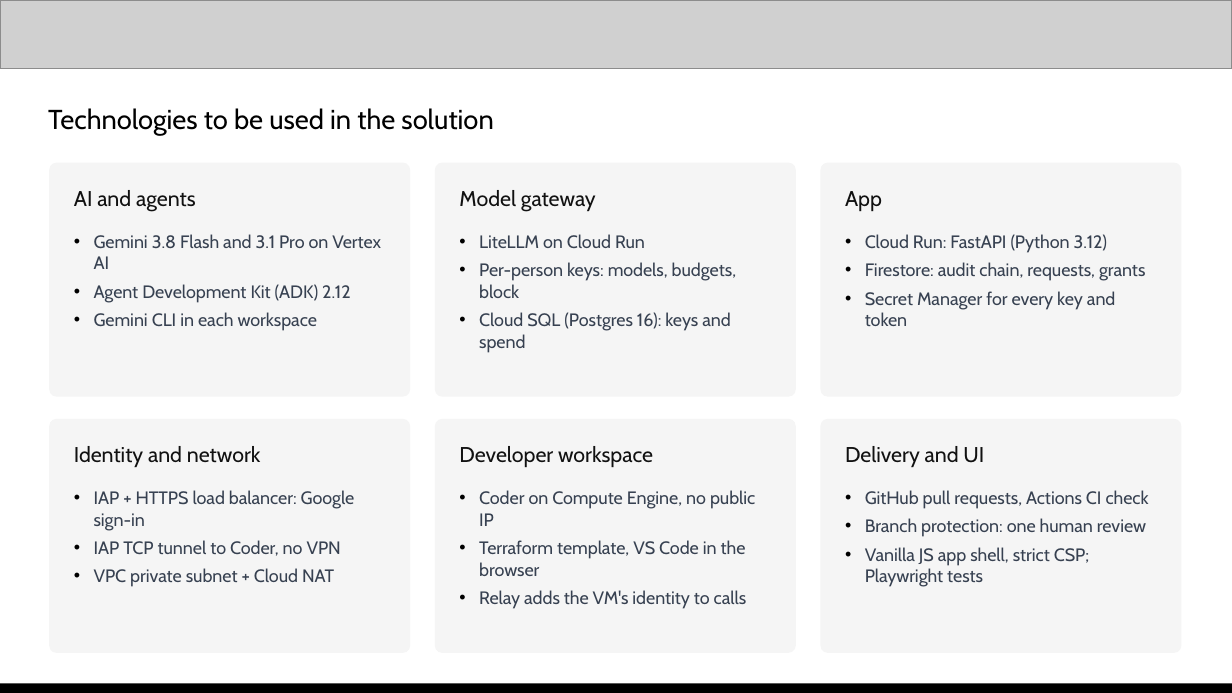
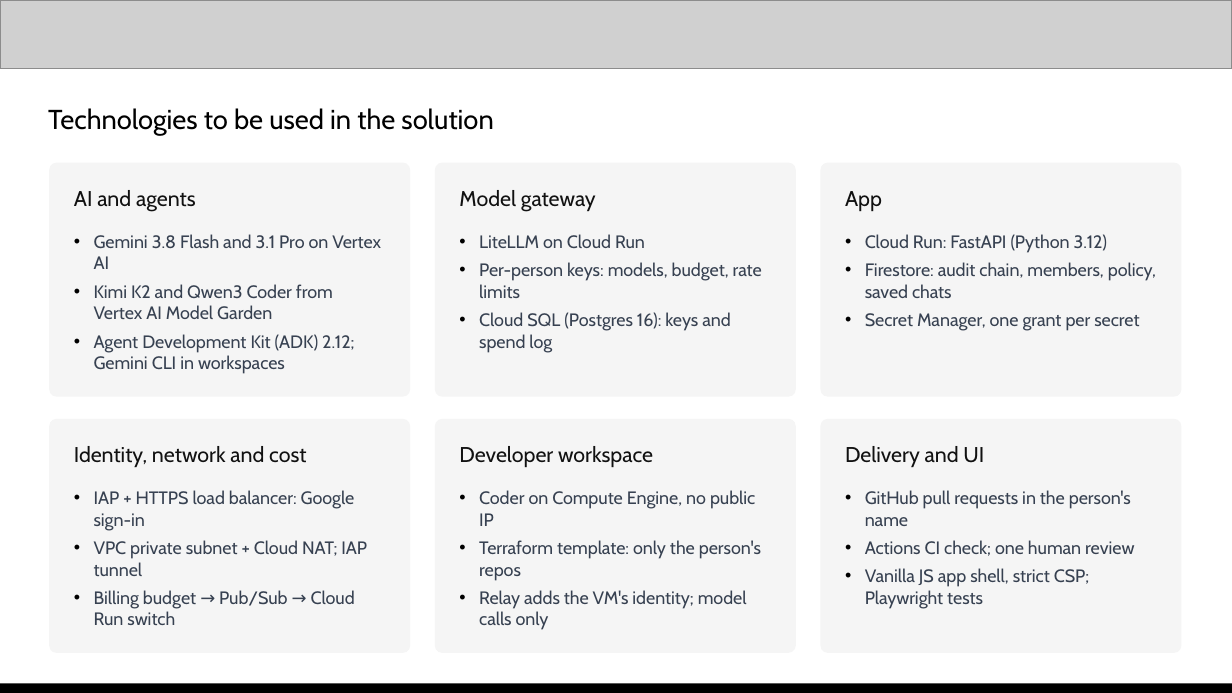
Before and after one commit to praveensaharan/RoleSpace, a slide deck: slide 11 of docs/deck/RoleSpace-AI-Builder-Cup-submission.pptx (slide 10 before the commit). Drawn at 1232x693 pixels with LibreOffice and Linux fonts; fonts in the diff are those of the drawing; grey boxes stand for pictures. Boxes give left, top, right and bottom in pixels: in the first picture for what was removed or moved away, otherwise in the second. Text is boxed around its words. In the diff, an @@ line names an element or a change of style, - is before the commit and + after.

Commit message:
[add] spending cap, public website, GitHub activity, security hardening

```diff
--- a/docs/deck/RoleSpace-AI-Builder-Cup-submission.pptx
+++ b/docs/deck/RoleSpace-AI-Builder-Cup-submission.pptx
@@ text at (x1=479, y1=262, x2=762, y2=353): text changed @@
-• Per-person keys: models, budgets, block
-• Cloud SQL (Postgres 16): keys and spend
+• Per-person keys: models, budget, rate limits
+• Cloud SQL (Postgres 16): keys and spend log
@@ text at (x1=865, y1=262, x2=1156, y2=331): text changed @@
-• Firestore: audit chain, requests, grants
-• Secret Manager for every key and token
+• Firestore: audit chain, members, policy, saved chats
+• Secret Manager, one grant per secret
@@ text at (x1=94, y1=284, x2=354, y2=374): text changed @@
-• Agent Development Kit (ADK) 2.12
-• Gemini CLI in each workspace
+• Kimi K2 and Qwen3 Coder from Vertex AI Model Garden
+• Agent Development Kit (ADK) 2.12; Gemini CLI in workspaces
@@ text at (x1=74, y1=446, x2=306, y2=467): text changed @@
-Identity and network
+Identity, network and cost
@@ text at (x1=865, y1=490, x2=1134, y2=556): text changed @@
-• GitHub pull requests, Actions CI check
-• Branch protection: one human review
+• GitHub pull requests in the person's name
+• Actions CI check; one human review
@@ text at (x1=94, y1=540, x2=367, y2=625): text changed @@
-• IAP TCP tunnel to Coder, no VPN
-• VPC private subnet + Cloud NAT
+• VPC private subnet + Cloud NAT; IAP tunnel
+• Billing budget → Pub/Sub → Cloud Run switch
@@ text at (x1=479, y1=540, x2=761, y2=630): text changed @@
-• Terraform template, VS Code in the browser
-• Relay adds the VM's identity to calls
+• Terraform template: only the person's repos
+• Relay adds the VM's identity; model calls only
```
Also in this commit, not shown: 6 other slides changed, 3 slides added, 42 other files.
